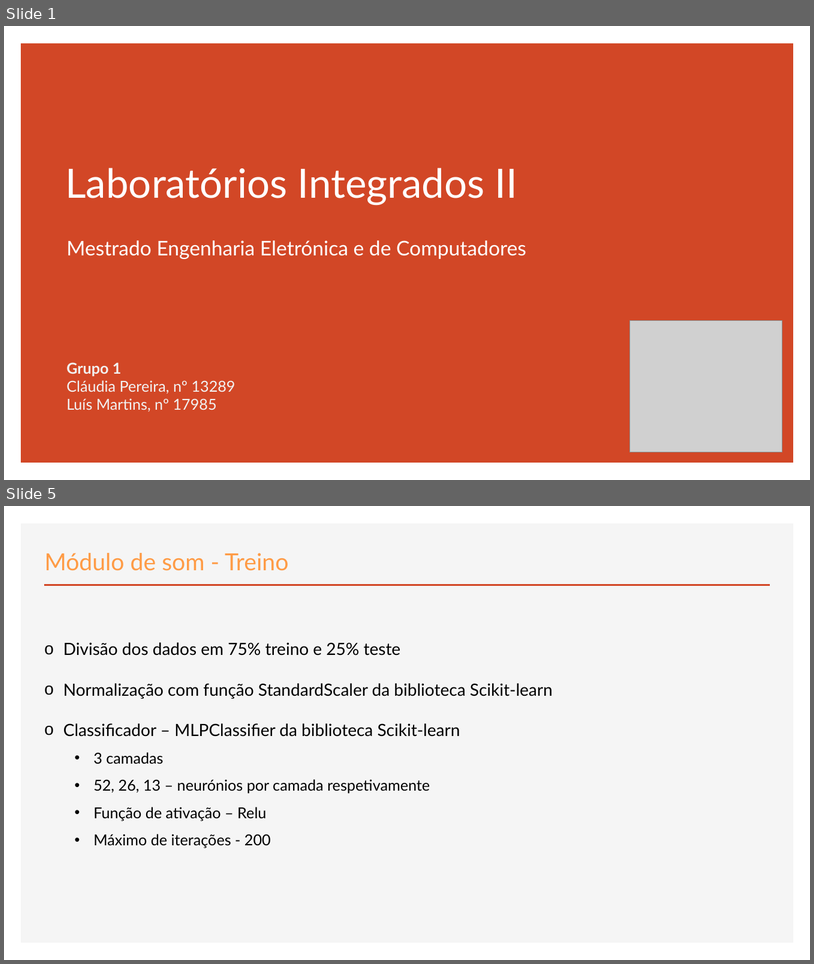
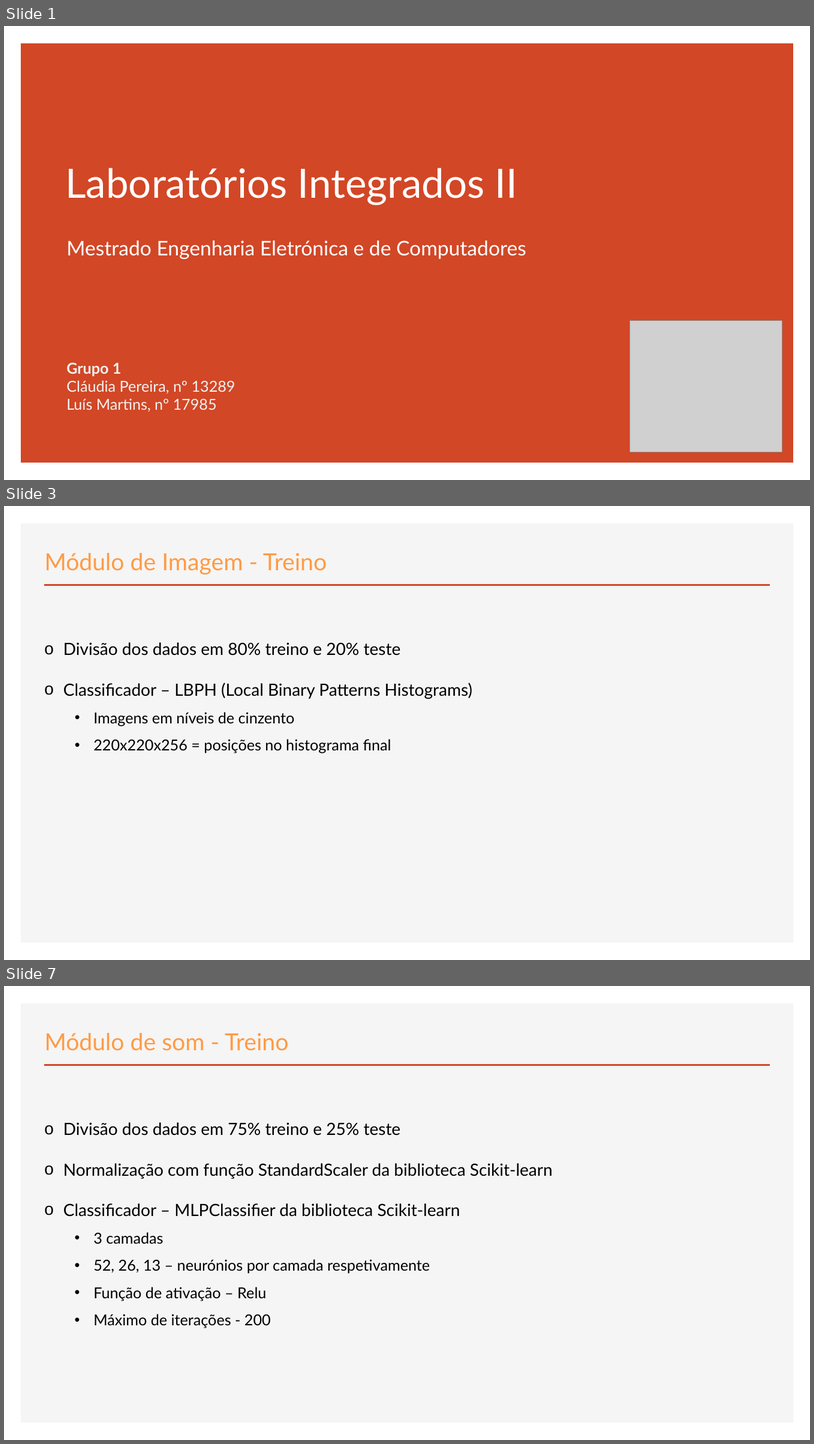
Before and after one commit to Icrum/MEEC_1920_LI2_G1, a slide deck: ApresentacaoLI2_G1.pptx. Shown one above the other, each under a label of ours: slides 1 and 5 before the commit, slides 1, 3 and 7 after it; the slides between them are not shown. The pictures are 814x964 and 814x1444 pixels, drawn with LibreOffice and Linux fonts; fonts in the diff are those of the drawing; grey boxes stand for pictures. Boxes give left, top, right and bottom in pixels: in the first picture for what was removed or moved away, otherwise in the second. Text is boxed around its words. In the diff, an @@ line names an element or a change of style, - is before the commit and + after.

```diff
--- a/ApresentacaoLI2_G1.pptx
+++ b/ApresentacaoLI2_G1.pptx
@@ slide 3 added at [4,506,810,960], background #FFFFFF; not listed: 2 template elements that a slide beside it also shows @@
@@ title added at [45,553,327,574], 28 pt, text #FF9B45 @@
+Módulo de Imagem - Treino
@@ text added at [63,642,473,753], 20 pt, text #000000 @@
+o Divisão dos dados em 80% treino e 20% teste
+o Classificador – LBPH (Local Binary Patterns Histograms)
+  • Imagens em níveis de cinzento
+  • 220x220x256 = posições no histograma final
@@ what was slide 5 is now slide 7 @@
```
Also in this commit, not shown: 3 slides changed, 2 other slides added, 8 other files.
